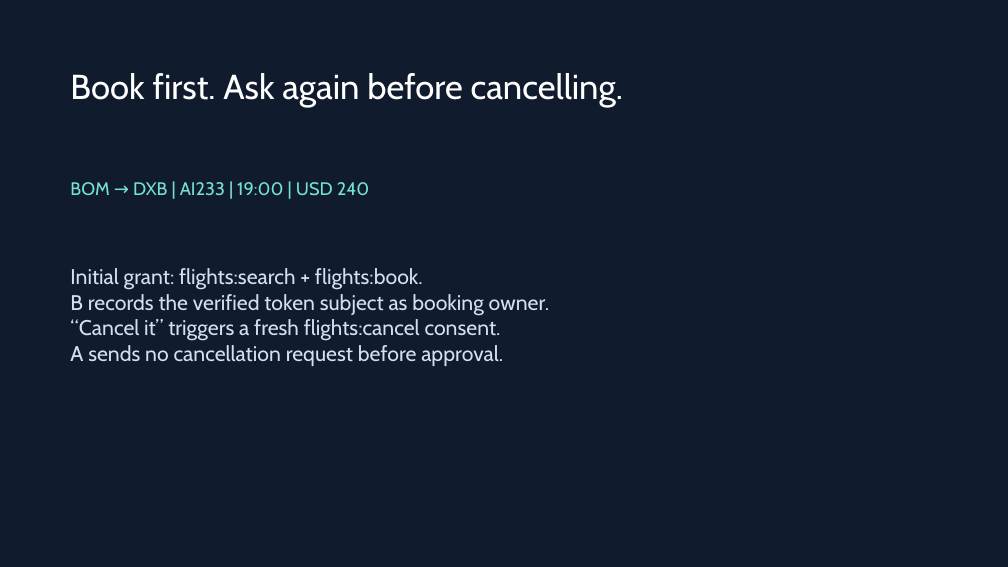
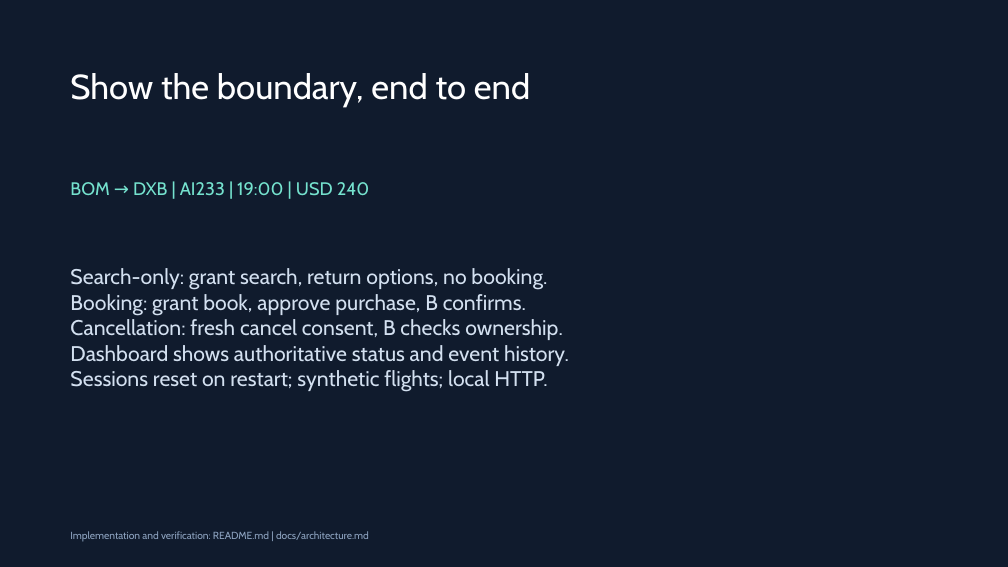
Before and after one commit to nishalpk/ai.at.core, a slide deck: slide 6 of docs/approach.pptx. Drawn at 1008x567 pixels with LibreOffice and Linux fonts; fonts in the diff are those of the drawing. Boxes give left, top, right and bottom in pixels: in the first picture for what was removed or moved away, otherwise in the second. Text is boxed around its words. In the diff, an @@ line names an element or a change of style, - is before the commit and + after.

```diff
--- a/docs/approach.pptx
+++ b/docs/approach.pptx
@@ text at bbox=[70, 73, 530, 107]: text changed @@
-Book first. Ask again before cancelling.
+Show the boundary, end to end
@@ text at bbox=[70, 268, 569, 392]: text changed @@
-Initial grant: flights:search + flights:book.
-B records the verified token subject as booking owner.
-“Cancel it” triggers a fresh flights:cancel consent.
-A sends no cancellation request before approval.
+Search-only: grant search, return options, no booking.
+Booking: grant book, approve purchase, B confirms.
+Cancellation: fresh cancel consent, B checks ownership.
+Dashboard shows authoritative status and event history.
+Sessions reset on restart; synthetic flights; local HTTP.
@@ text added at bbox=[70, 531, 369, 542], 9.8 pt, text #8DA3C0 @@
+Implementation and verification: README.md | docs/architecture.md
```
Also in this commit, not shown: 4 other slides changed, 3 slides added, 3 slides removed, 38 other files.
